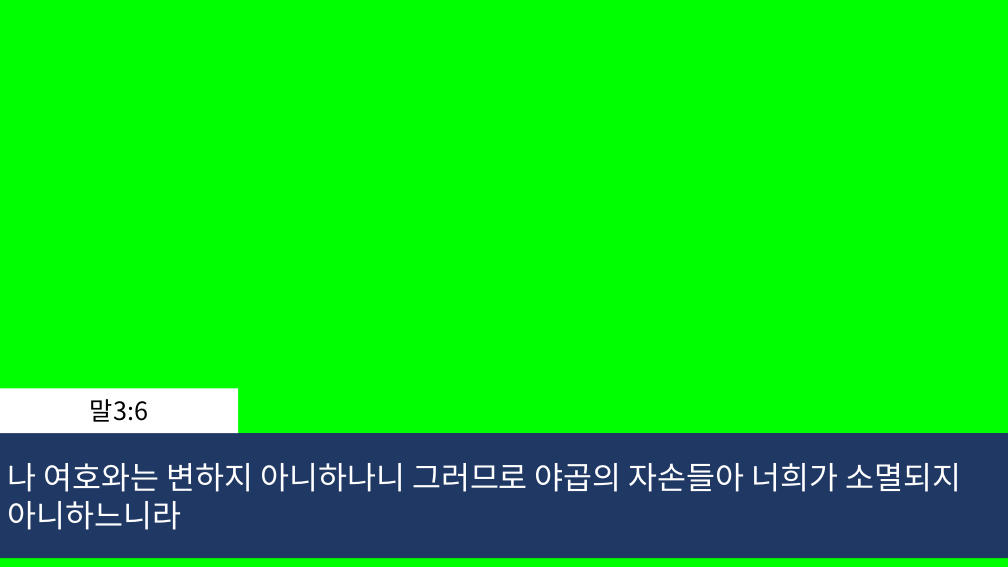
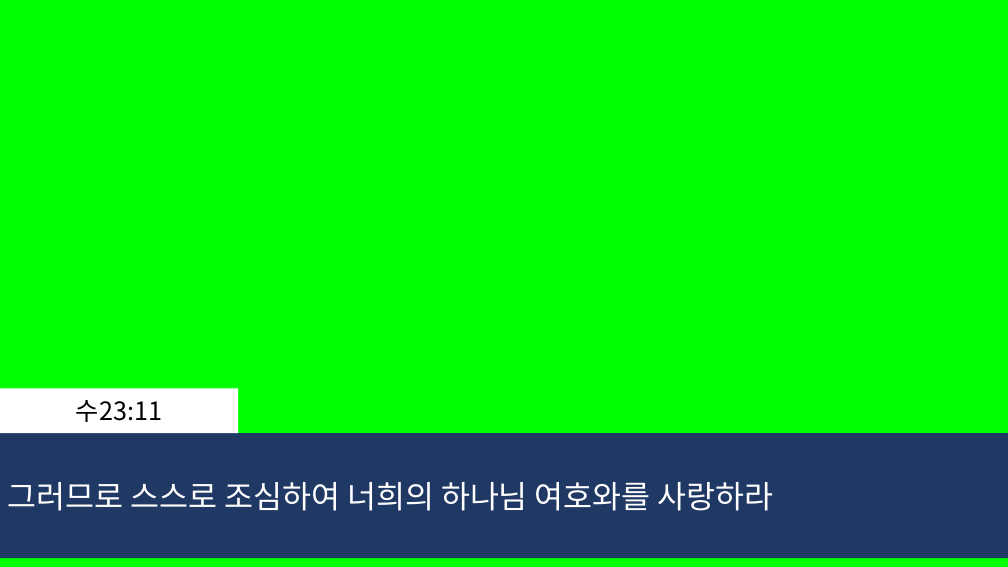
Before and after one commit to whizsavvy/evergreen_church, a slide deck: slide 93 of 2026-03-14_늘푸른교회_.pptx (slide 126 before the commit). Drawn at 1008x567 pixels with LibreOffice and Linux fonts; fonts in the diff are those of the drawing. Boxes give left, top, right and bottom in pixels: in the first picture for what was removed or moved away, otherwise in the second. Text is boxed around its words. In the diff, an @@ line names an element or a change of style, - is before the commit and + after.

```diff
--- a/2026-03-14_늘푸른교회_.pptx
+++ b/2026-03-14_늘푸른교회_.pptx
@@ text in rectangle at (76,400,162,422): text changed @@
-말3:6
+수23:11
@@ text in rectangle at (7,482,774,511): text changed @@
-나 여호와는 변하지 아니하나니 그러므로 야곱의 자손들아 너희가 소멸되지
-아니하느니라
+그러므로 스스로 조심하여 너희의 하나님 여호와를 사랑하라
```
Also in this commit, not shown: 13 other slides changed, 9 slides added, 7 slides removed.
